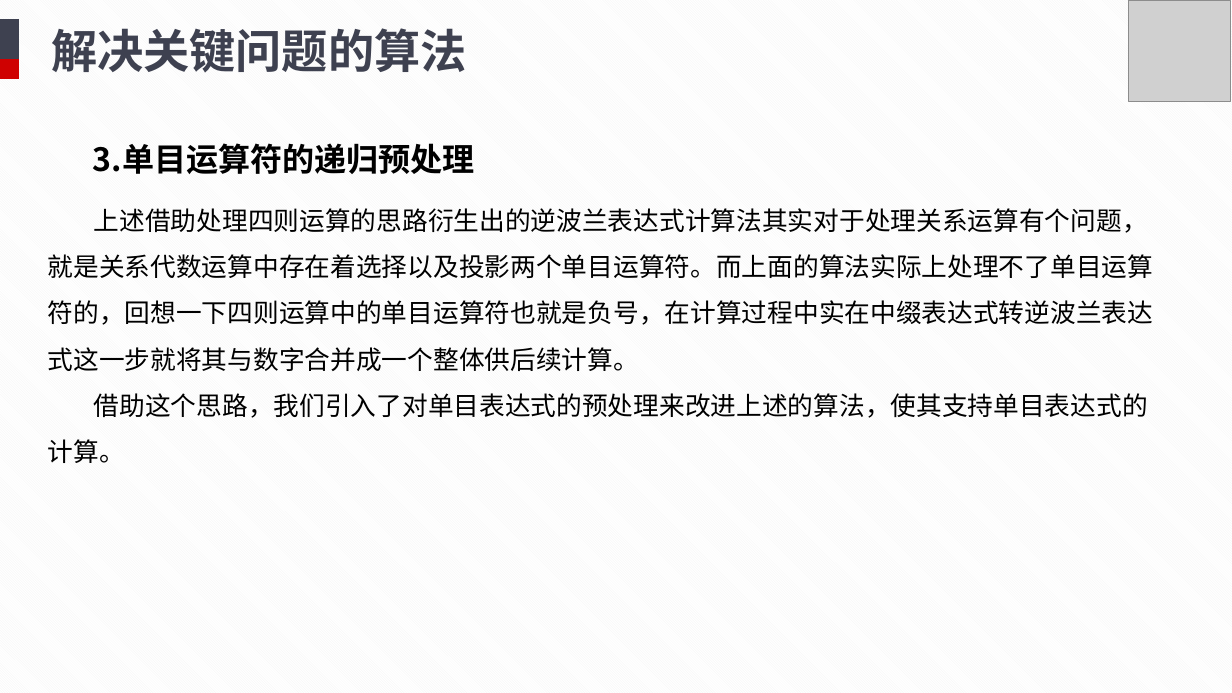
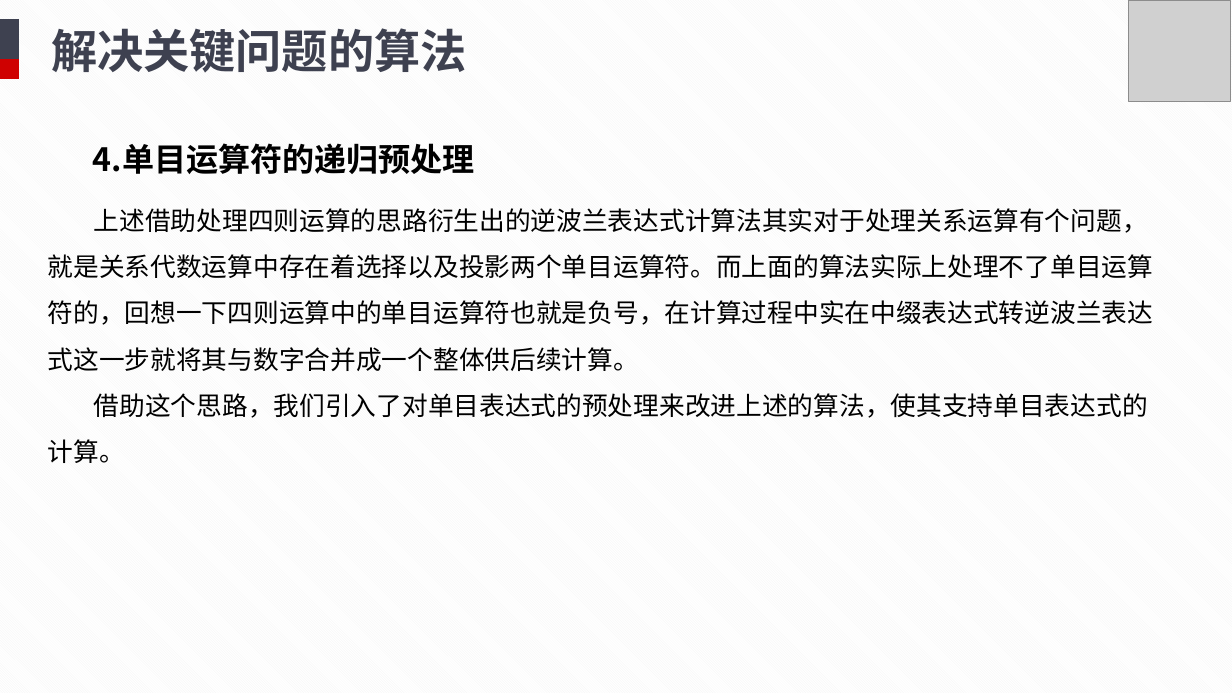
Before and after one commit to TuJin07/Relational-Algebra-Operation-System, a slide deck: slide 23 of doc/终期答辩.pptx (slide 21 before the commit). Drawn at 1232x693 pixels with LibreOffice and Linux fonts; fonts in the diff are those of the drawing; grey boxes stand for pictures. Boxes give left, top, right and bottom in pixels: in the first picture for what was removed or moved away, otherwise in the second. Text is boxed around its words. In the diff, an @@ line names an element or a change of style, - is before the commit and + after.

```diff
--- a/doc/终期答辩.pptx
+++ b/doc/终期答辩.pptx
@@ text at [93,143,475,174]: text changed @@
-3.单目运算符的递归预处理
+4.单目运算符的递归预处理
```
Also in this commit, not shown: 4 other slides changed, 2 slides added.
